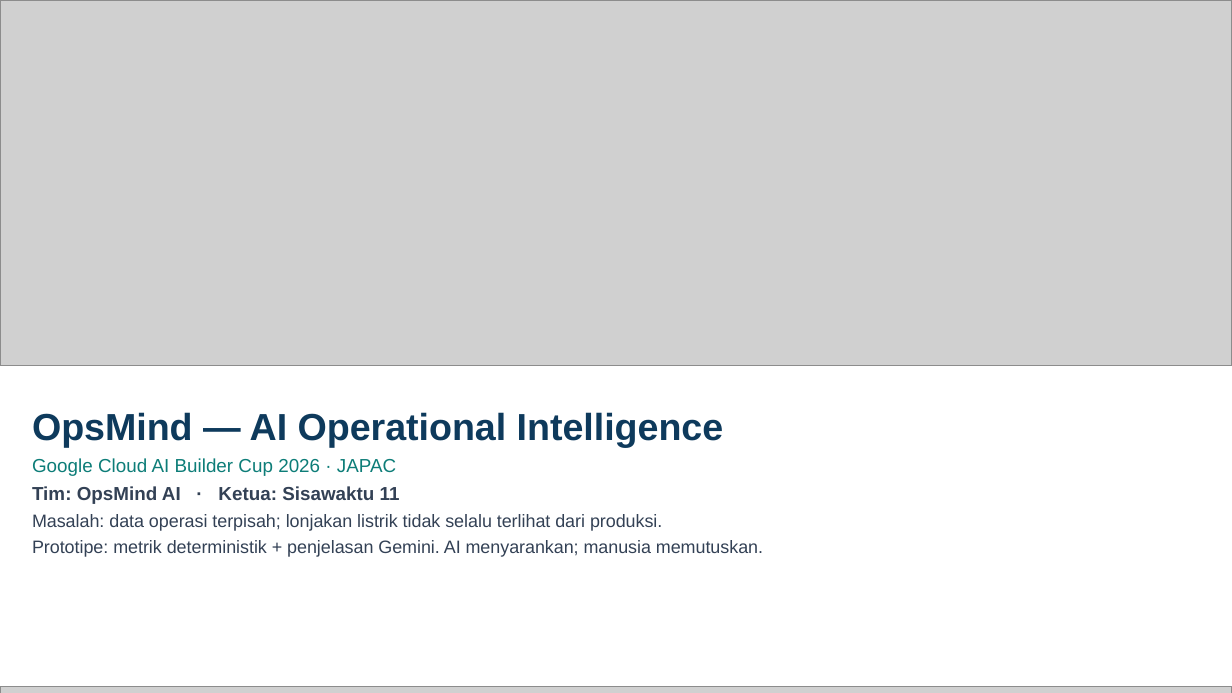
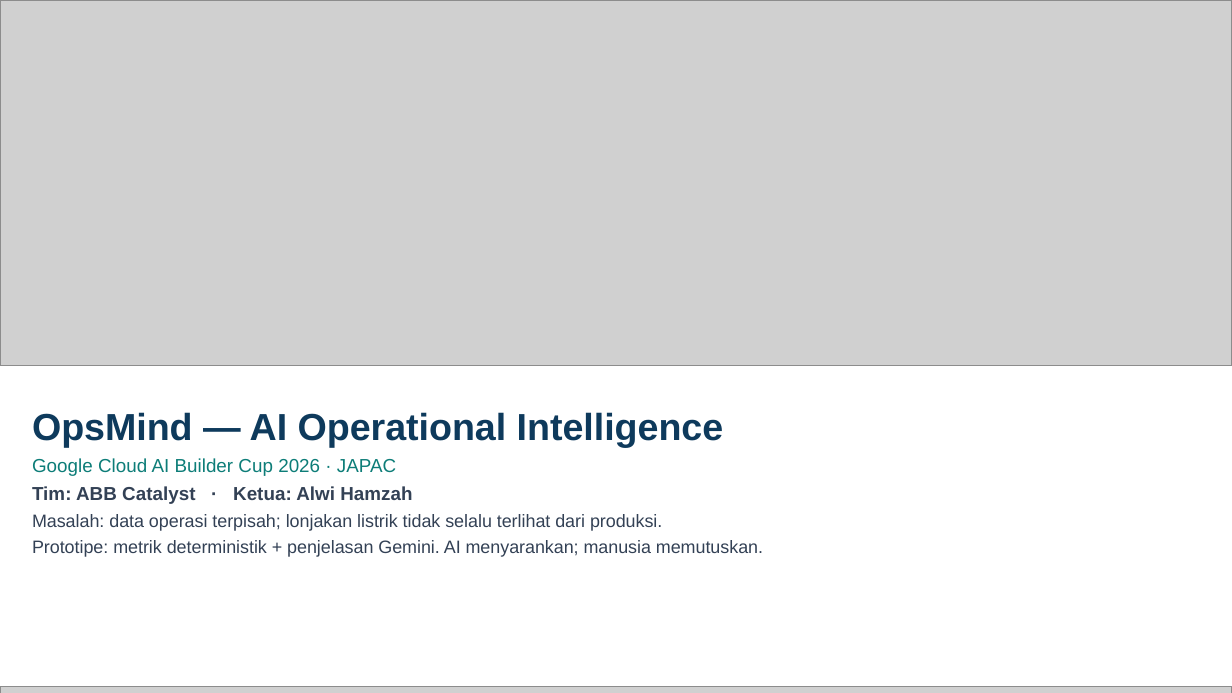
Before and after one commit to Elwyun/opsmind, a slide deck: slide 1 of submission/OpsMind_AI_Deck_ID.pptx. Drawn at 1232x693 pixels with LibreOffice and Linux fonts; fonts in the diff are those of the drawing; grey boxes stand for pictures. Boxes give left, top, right and bottom in pixels: in the first picture for what was removed or moved away, otherwise in the second. Text is boxed around its words. In the diff, an @@ line names an element or a change of style, - is before the commit and + after.

Commit message:
docs: set submission team to ABB Catalyst and Alwi Hamzah
Rebuild both decks and PDFs with the confirmed team name and team lead so the
submission no longer carries the previous placeholder identity.

```diff
--- a/submission/OpsMind_AI_Deck_ID.pptx
+++ b/submission/OpsMind_AI_Deck_ID.pptx
@@ text at box(32, 486, 412, 504): text changed @@
-Tim: OpsMind AI · Ketua: Sisawaktu 11
+Tim: ABB Catalyst · Ketua: Alwi Hamzah
```
Also in this commit, not shown: 4 other files.
